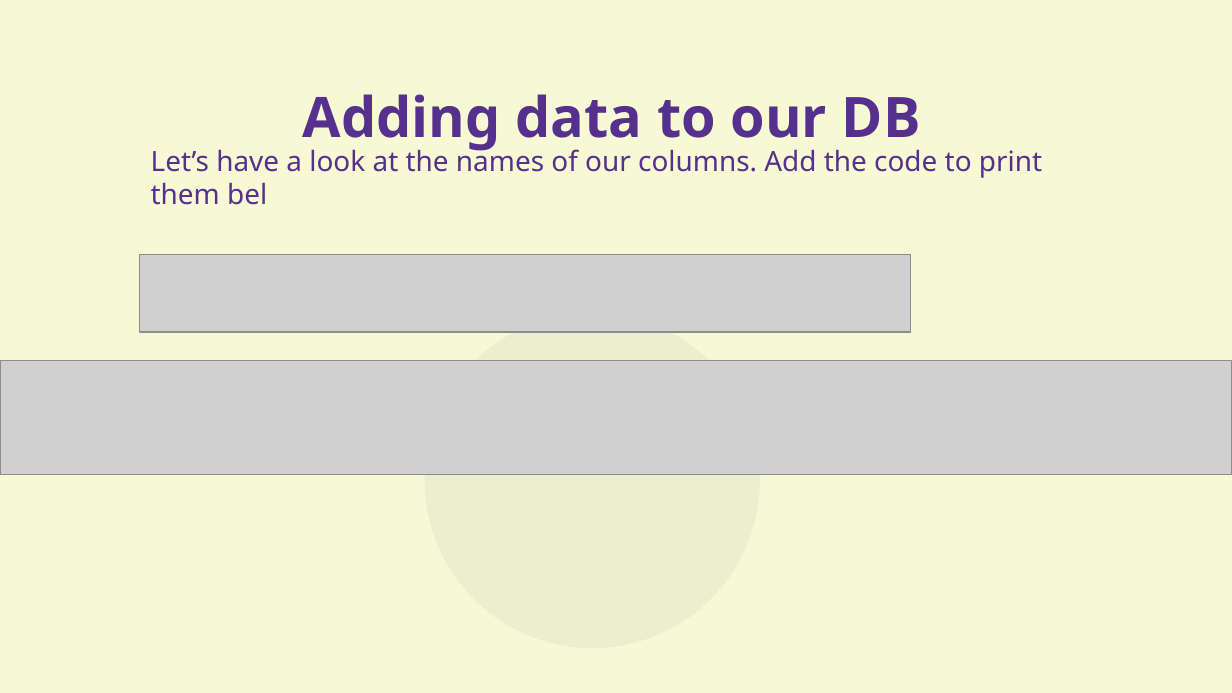
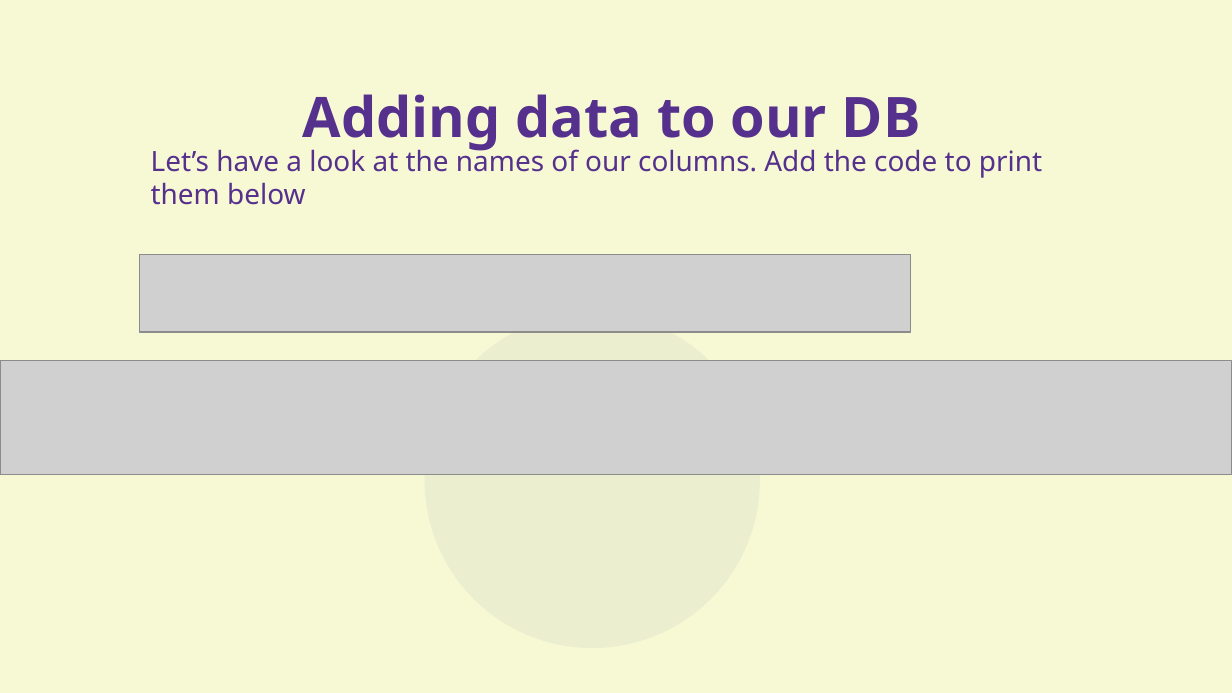
Before and after one commit to aram-de/aas_workshop_pub, a slide deck: slide 41 of presentation_KhanRev.odp. Drawn at 1232x693 pixels with LibreOffice and Linux fonts; fonts in the diff are those of the drawing; grey boxes stand for pictures. Boxes give left, top, right and bottom in pixels: in the first picture for what was removed or moved away, otherwise in the second. Text is boxed around its words. In the diff, an @@ line names an element or a change of style, - is before the commit and + after.

Commit message:
presentation changes

```diff
--- a/presentation_KhanRev.odp
+++ b/presentation_KhanRev.odp
@@ text at bbox=[151, 144, 1042, 205]: text changed @@
-Let’s have a look at the names of our columns. Add the code to print them bel
+Let’s have a look at the names of our columns. Add the code to print them below
```
Also in this commit, not shown: 2 other slides changed.
